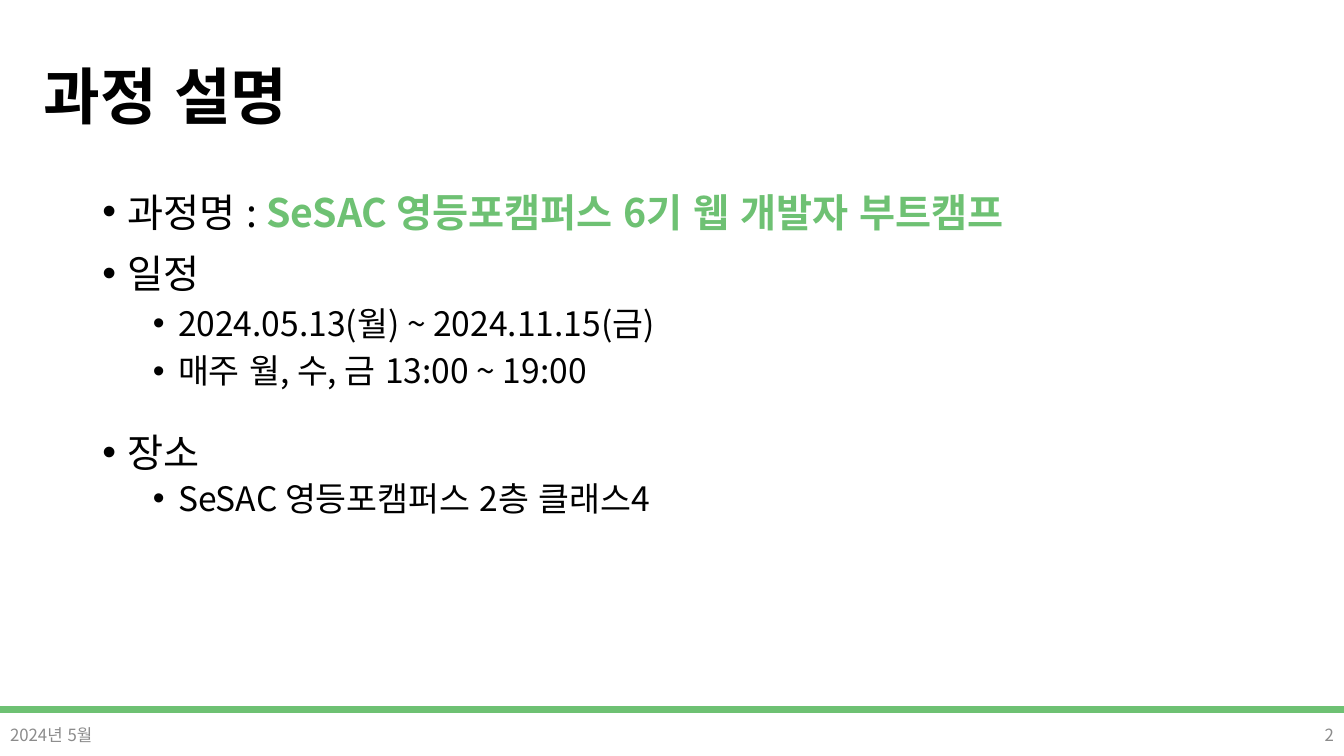
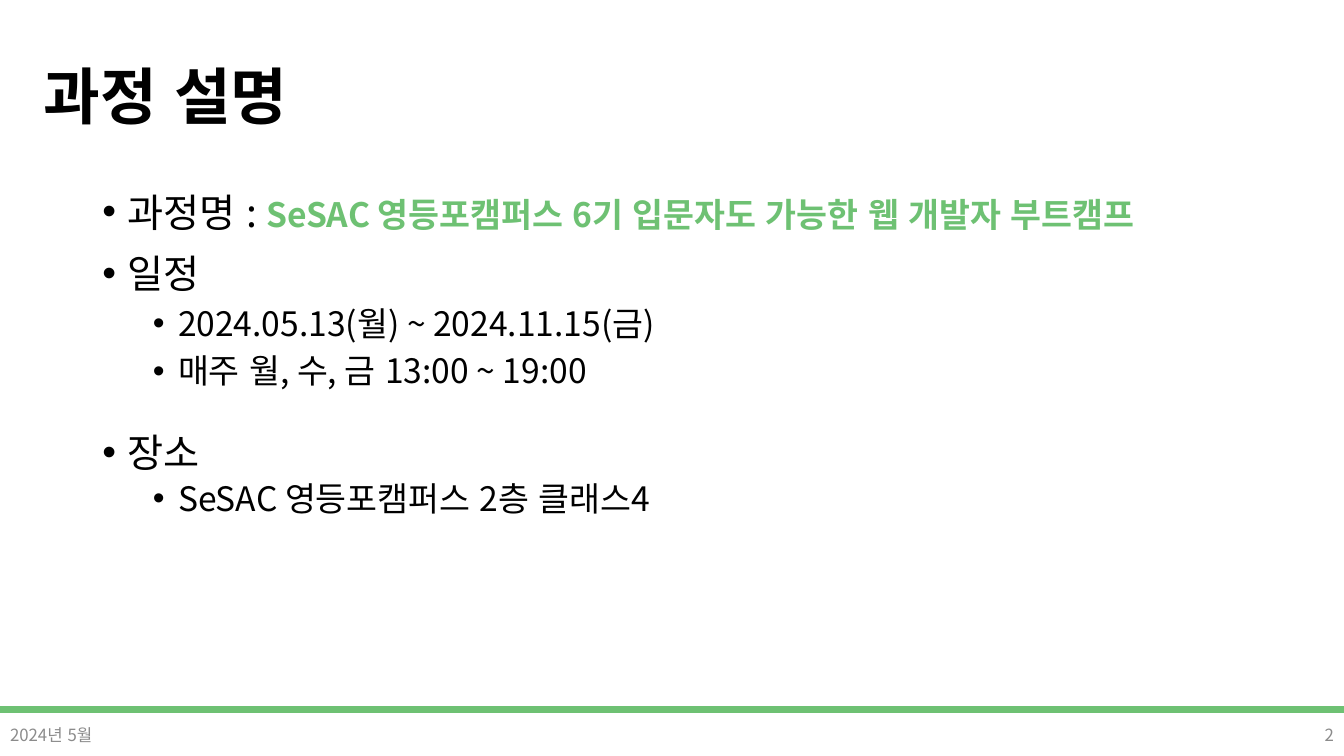
Before and after one commit to DevDamon0527/SeSAC_Yeongdeungpo_Campus_6th, a slide deck: slide 2 of material/[SeSAC_YDP_6] 01_ot,git.pptx. Drawn at 1344x756 pixels with LibreOffice and Linux fonts; fonts in the diff are those of the drawing; background and template pictures are left out. Boxes give left, top, right and bottom in pixels: in the first picture for what was removed or moved away, otherwise in the second. Text is boxed around its words. In the diff, an @@ line names an element or a change of style, - is before the commit and + after.

```diff
--- a/material/[SeSAC_YDP_6] 01_ot,git.pptx
+++ b/material/[SeSAC_YDP_6] 01_ot,git.pptx
@@ text at (128, 194, 1135, 230): text changed; size 28 to 24 pt @@
-• 과정명 : SeSAC 영등포캠퍼스 6기 웹 개발자 부트캠프
+• 과정명 : SeSAC 영등포캠퍼스 6기 입문자도 가능한 웹 개발자 부트캠프
```
Also in this commit, not shown: 2 other slides changed, 1 slide added.
